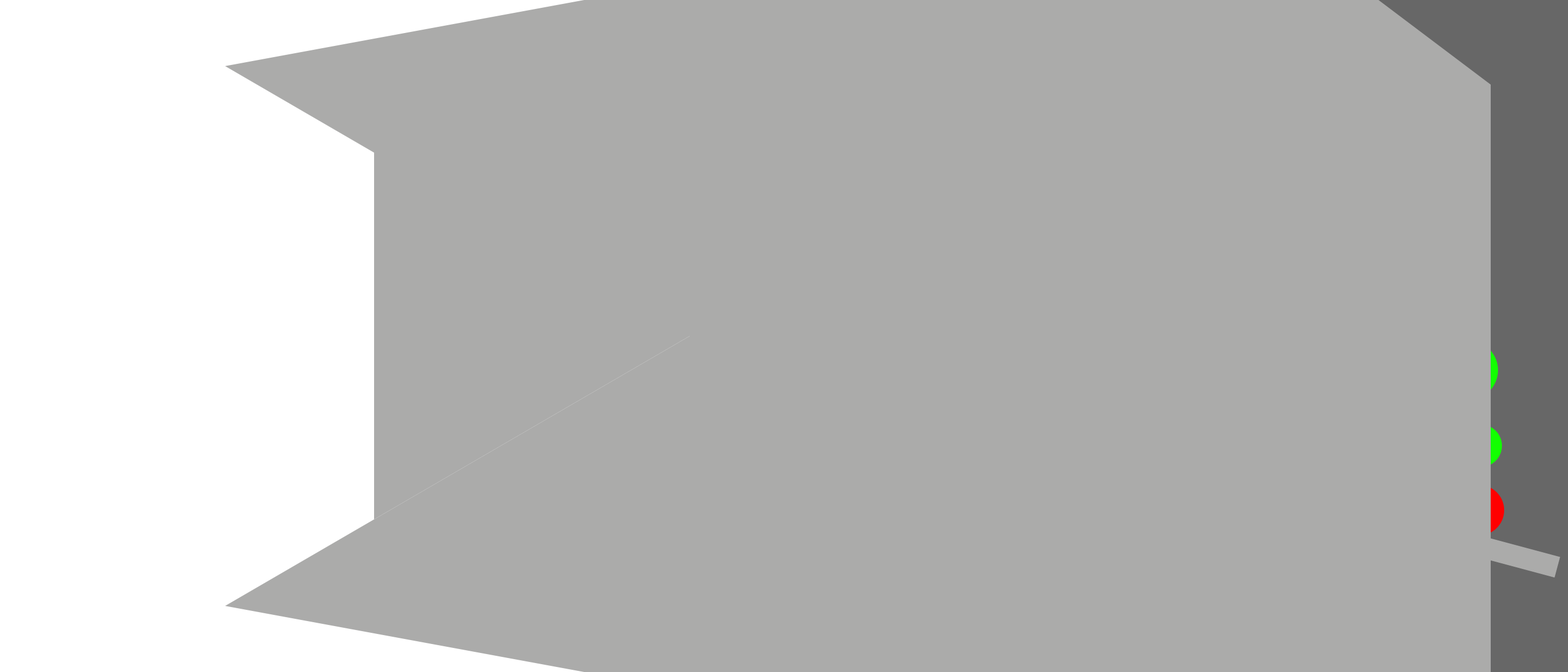
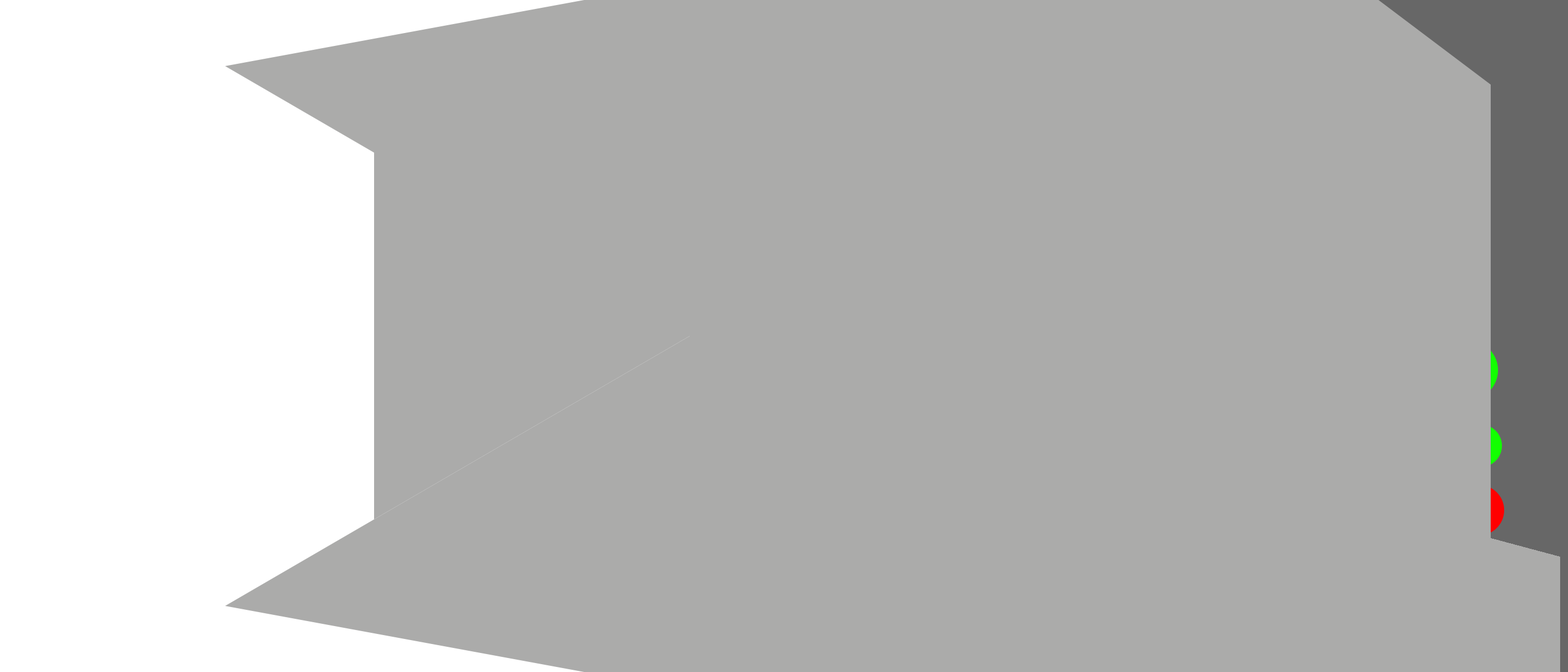
Layered file, before and after one edit (1568 × 672). Changes by layer:
painted on "Layer 2" over (1490, 538, 1561, 672)
